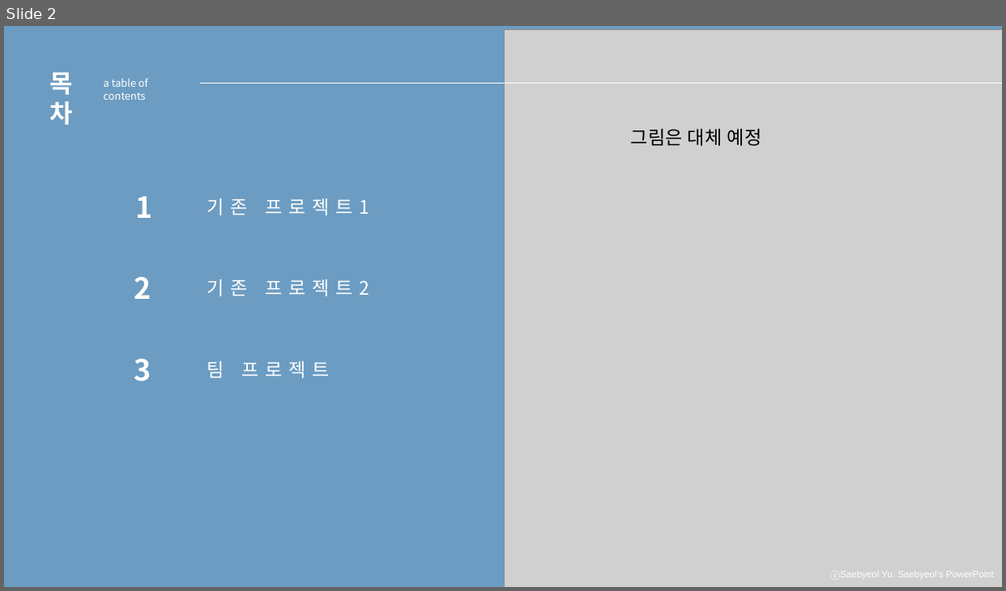
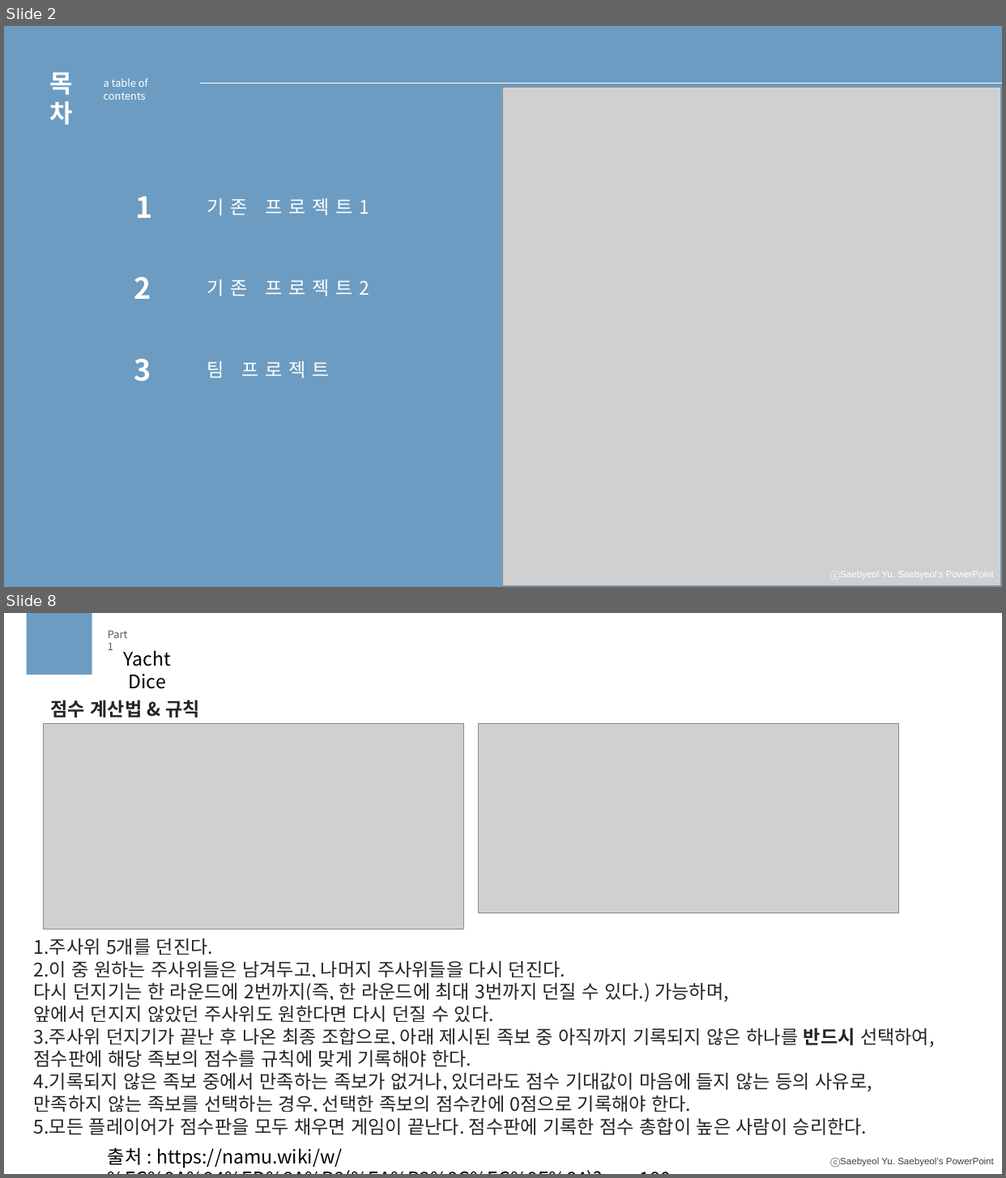
Before and after one commit to meohyun1/IoT_Proj, a slide deck: doc/IoT_1차발표.pptx. Shown one above the other, each under a label of ours: slide 2 before the commit, slides 2 and 8 after it; the slides between them are not shown. The pictures are 1006x591 and 1006x1178 pixels, drawn with LibreOffice and Linux fonts; fonts in the diff are those of the drawing; grey boxes stand for pictures. Boxes give left, top, right and bottom in pixels: in the first picture for what was removed or moved away, otherwise in the second. Text is boxed around its words. In the diff, an @@ line names an element or a change of style, - is before the commit and + after.

```diff
--- a/doc/IoT_1차발표.pptx
+++ b/doc/IoT_1차발표.pptx
@@ slide 8 added at (4, 613, 1002, 1174), background #FFFFFF; not listed: 1 template element that a slide beside it also shows @@
@@ rectangle added at (27, 613, 92, 675), fill #6C9CC2 @@
@@ text added at (108, 630, 127, 650), 10 pt, text #595959 @@
+Part 1
@@ text added at (124, 650, 171, 689), 18 pt, text #000000 @@
+Yacht Dice
@@ text added at (51, 700, 200, 717), 18 pt, text #212529, bold @@
+점수 계산법 & 규칙
@@ picture added at (44, 724, 463, 929) @@
@@ picture added at (479, 724, 898, 914) @@
@@ text added at (34, 939, 934, 1135), 18 pt, text #212529 @@
+1. 주사위 5개를 던진다.
+2. 이 중 원하는 주사위들은 남겨두고, 나머지 주사위들을 다시 던진다.
+다시 던지기는 한 라운드에 2번까지(즉, 한 라운드에 최대 3번까지 던질 수 있다.) 가능하며,
+앞에서 던지지 않았던 주사위도 원한다면 다시 던질 수 있다.
+3.주사위 던지기가 끝난 후 나온 최종 조합으로, 아래 제시된 족보 중 아직까지 기록되지 않은 하나를 반드시 선택하여,
+점수판에 해당 족보의 점수를 규칙에 맞게 기록해야 한다.
+4.기록되지 않은 족보 중에서 만족하는 족보가 없거나, 있더라도 점수 기대값이 마음에 들지 않는 등의 사유로,
+만족하지 않는 족보를 선택하는 경우, 선택한 족보의 점수칸에 0점으로 기록해야 한다.
+5.모든 플레이어가 점수판을 모두 채우면 게임이 끝난다. 점수판에 기록한 점수 총합이 높은 사람이 승리한다.
@@ text added at (108, 1148, 343, 1168), 18 pt, text #000000 @@
+출처 : https://namu.wiki/w/%EC%9A%94%ED%8A%B8(%EA%B2%8C%EC%9E%84)?rev=180
@@ slide 2 changed as well @@
@@ picture: place and size @@
-picture at (504, 29, 1002, 587)
+picture at (503, 88, 1002, 587)
@@ text removed at (631, 129, 762, 146) @@
-그림은 대체 예정
```
Also in this commit, not shown: 1 other slide changed, 7 other slides added, 5 slides removed, 5 other files.
